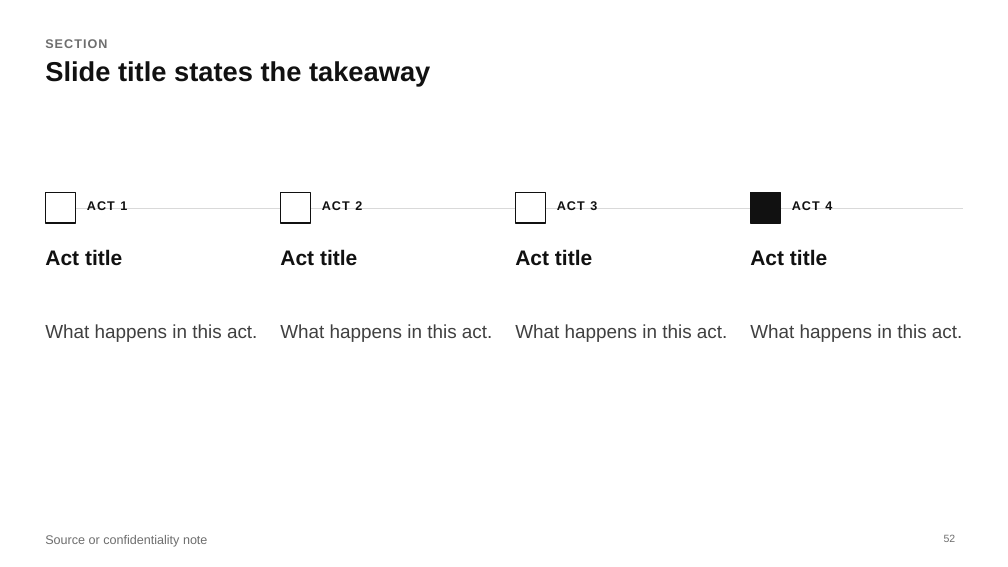
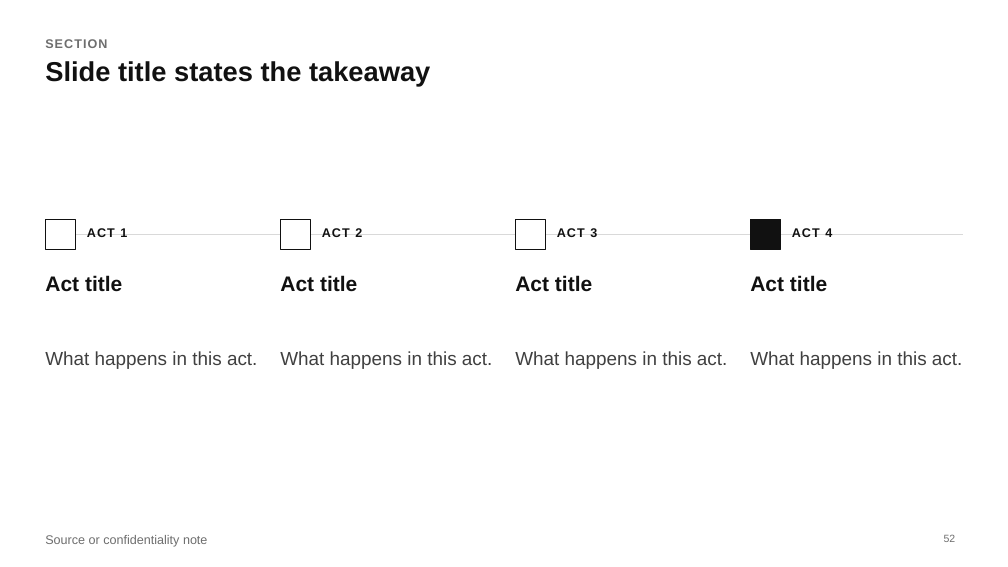
Before and after one commit to MaximeRumpler/Make_Clean_PPTX, a slide deck: slide 52 of skills/make-clean-pptx/assets/layouts.pptx. Drawn at 1008x567 pixels with LibreOffice and Linux fonts; fonts in the diff are those of the drawing. Boxes give left, top, right and bottom in pixels: in the first picture for what was removed or moved away, otherwise in the second. Text is boxed around its words. In the diff, an @@ line names an element or a change of style, - is before the commit and + after.

```diff
--- a/skills/make-clean-pptx/assets/layouts.pptx
+++ b/skills/make-clean-pptx/assets/layouts.pptx
@@ 12 texts, 4 rectangles, 1 line: place and size @@
-12 texts, 4 rectangles, 1 line at bbox=[45, 193, 963, 342]
+12 texts, 4 rectangles, 1 line at bbox=[45, 219, 963, 369]
```
Also in this commit, not shown: 6 other slides changed, 12 other files.
